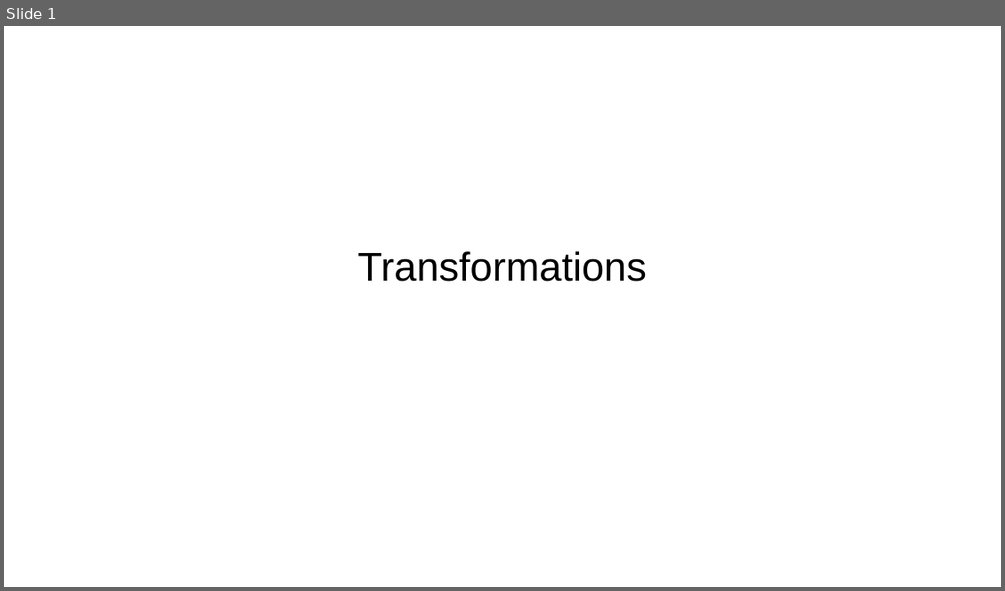
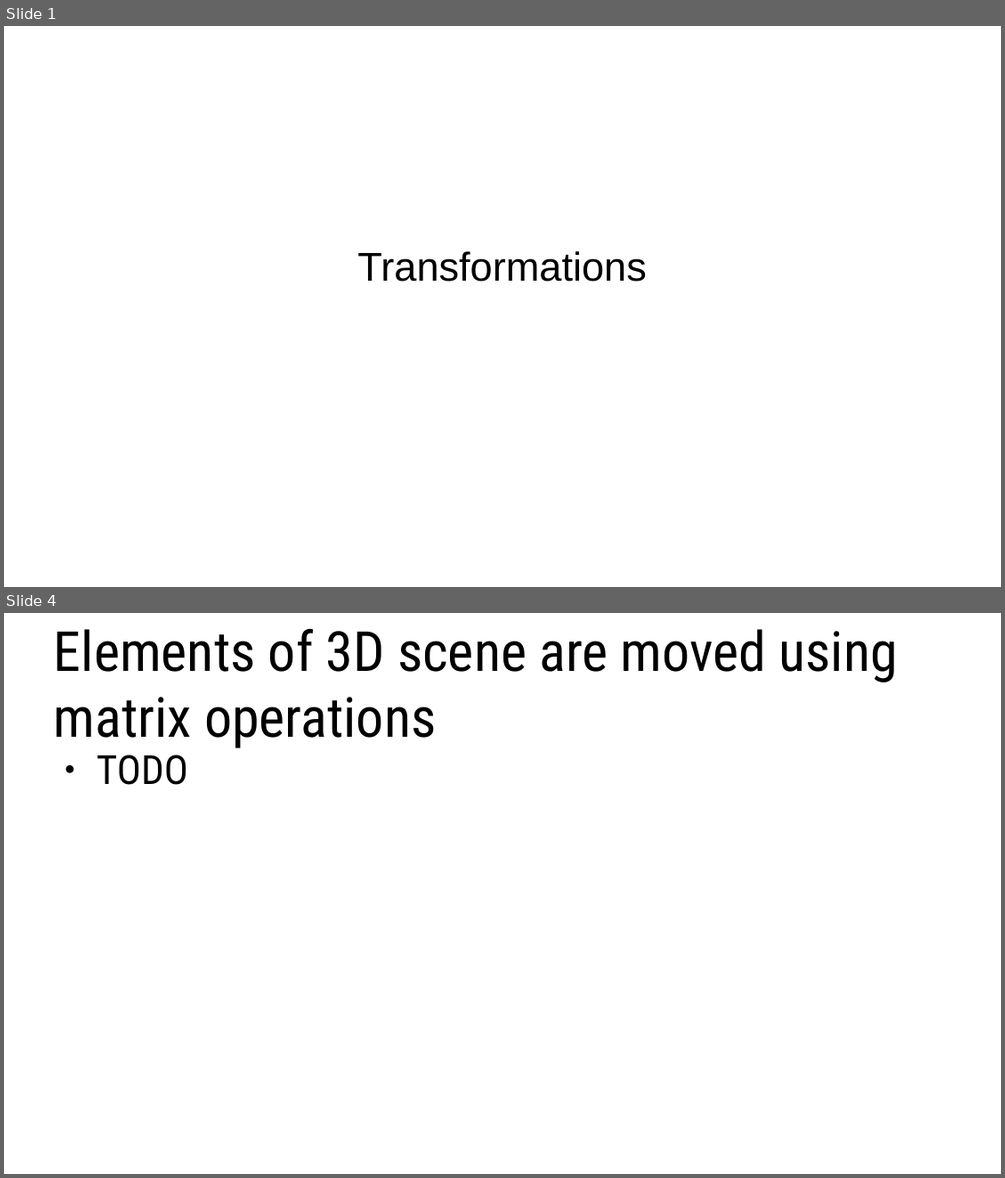
Before and after one commit to lorentzo/IntroductionToComputerGraphics, a slide deck: lectures/3_foundations_3d_scene/3_5_transformations.odp. Shown one above the other, each under a label of ours: slide 1 before the commit, slides 1 and 4 after it; the slides between them are not shown. The pictures are 1005x591 and 1005x1178 pixels, drawn with LibreOffice and Linux fonts; fonts in the diff are those of the drawing. Boxes give left, top, right and bottom in pixels: in the first picture for what was removed or moved away, otherwise in the second. Text is boxed around its words. In the diff, an @@ line names an element or a change of style, - is before the commit and + after.

```diff
--- a/lectures/3_foundations_3d_scene/3_5_transformations.odp
+++ b/lectures/3_foundations_3d_scene/3_5_transformations.odp
@@ slide 4 added at (4,613,1001,1174), background #FFFFFF @@
@@ title added at (54,629,898,748), 44 pt, text #000000 @@
+Elements of 3D scene are moved using matrix operations
@@ text added at (97,755,188,785), 32 pt, text #000000 @@
+● TODO
```
Also in this commit, not shown: 1 slide changed, 9 other slides added, 2 other files.
